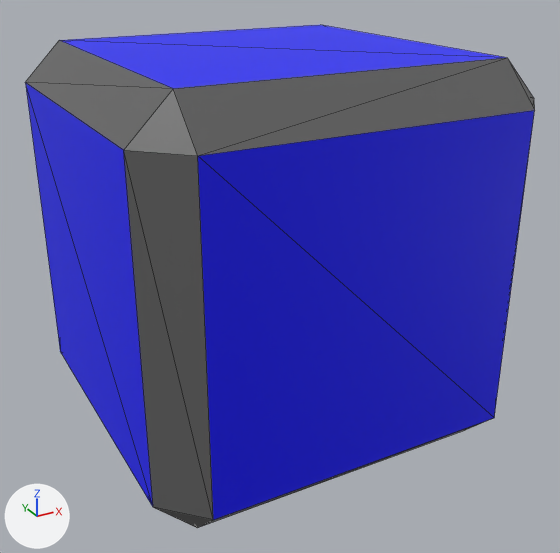
Two versions of the FBX model Assets/Block_Crack.fbx, one commit apart.
The view is the same before and after, from a 50 mm camera at (-0.01412, -0.02227, 0.0125) aimed at (-0.00489, -0.0055, 0.00412). Every picture has the same lights, and +X, +Y and +Z are marked at lower left. Mesh edges are drawn as thin lines. Where no turn or scale is listed for an object, it has been applied to the vertices. Vertices at the same position are counted once.

Script lines for the objects in view, before the commit:
```python
me_mesh = bpy.data.meshes.new('Mesh')
me_mesh.from_pydata(...)  # 24 vertices, 44 faces; spans x -0.005..0.005, y -0.005..0.005, z -0.005..0.005
# faces by material slot: [32, 12]
me_mesh.materials.append(mat_lambert22)  # dark grey #626262
me_mesh.materials.append(mat_lambert23)  # blue #0000ff
ob_pcube2 = bpy.data.objects.new('pCube2', me_mesh)
ob_pcube2.location = (-0.005, -0.005, 0.005)
```
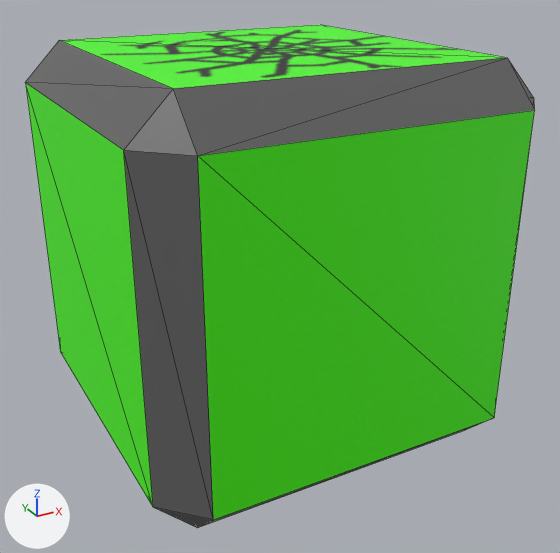
Changed parts and their boxes (x1, y1, x2, y2) in the pictures (560 x 553 px):
part 1 of me_mesh, recoloured (blue to green)
    both: (25, 25, 535, 520)

What changed in the scene script:
```text
Add img_togetoge_pikipiki_png:
    img_togetoge_pikipiki_png = load_image('Togetoge_Pikipiki.png', 'Togetoge_Pikipiki.png', 512, 512, 'sRGB')
Add mat_lambert18:
    mat_lambert18 = principled_material('lambert18')
    mat_lambert18.texture = img_togetoge_pikipiki_png  # with its transparency
Change me_mesh:
    where me_mesh.from_pydata(...)  # 24 vertices, 44 faces; spans x -0.005..0.005, y -0.005..0.005, z -0.005..0.005
    used by ob_pcube2; location = (-0.005, -0.005, 0.005)
    me_mesh part 1: all 12 faces that had it switch from mat_lambert23 (blue #0000ff) to mat_lambert18 (picture img_togetoge_pikipiki_png)
```
